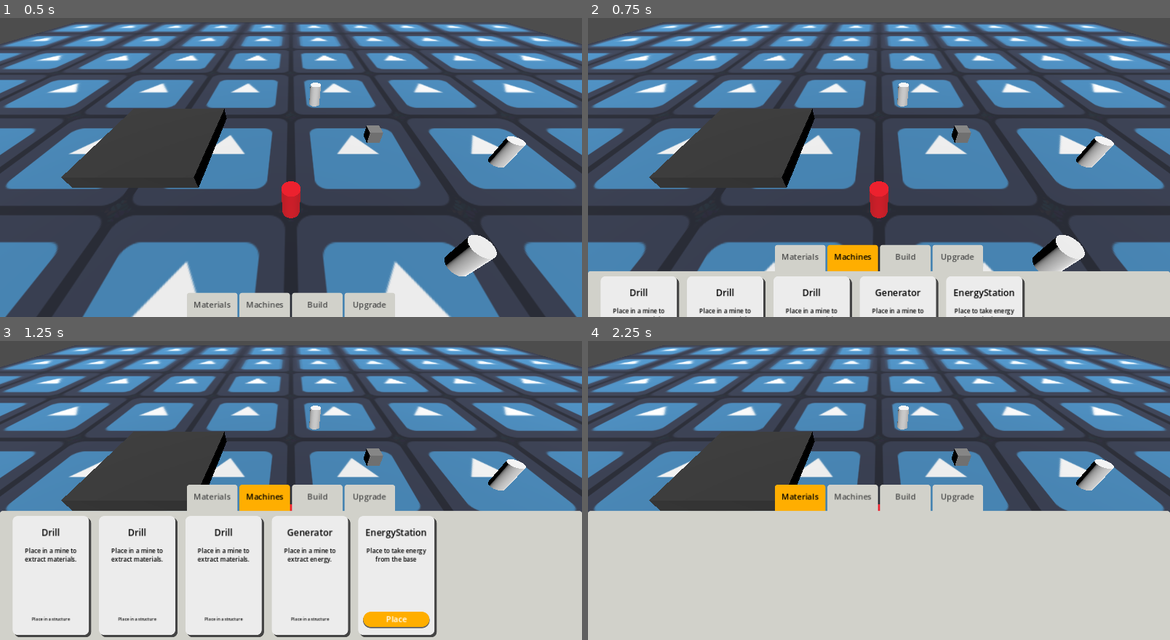
Above: before the commit, frames 1-4 (two rows, left to right).
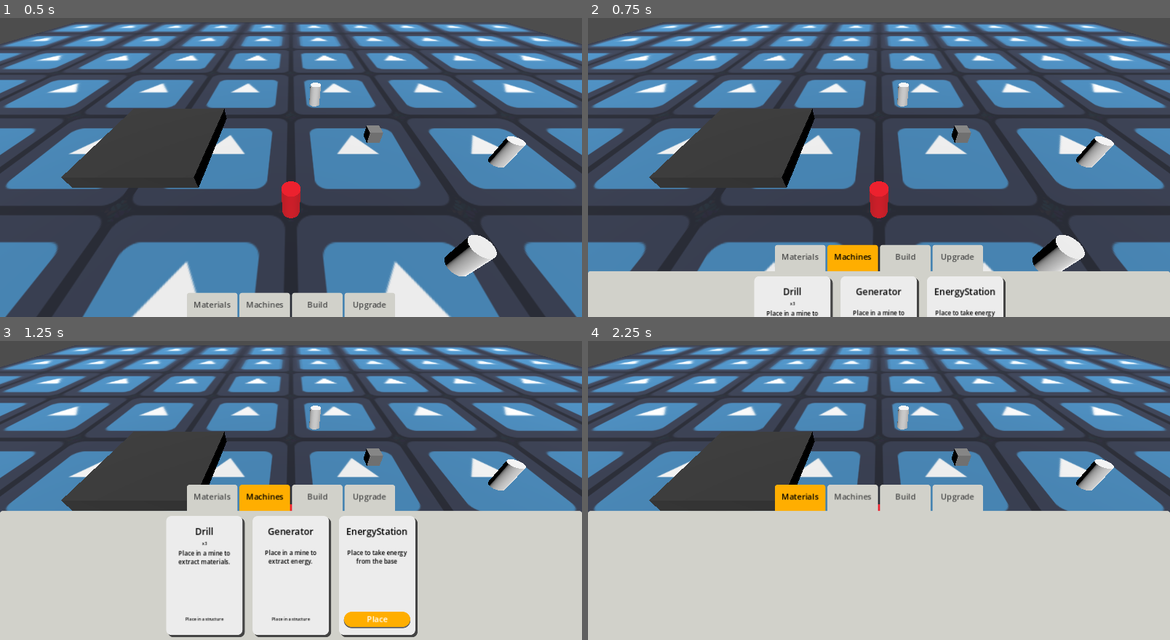
Above: after the commit, the same moments.

Repository: angelR0G/GameOff2024
Game: Godot game, scene res://scenes/map.tscn
The game is run twice, just before and just after one commit, with the same random seed, the same clock (stepped at 60 frames per second) and the same inputs. The engine's default icon, where the game draws it, is replaced by a stand-in: a white triangle on a blue panel in a dark square.
Inputs:
- Up to frame 1 (0.5 s): no input
- Up to frame 2 (0.75 s): click "Machines" at 0.5 s
- Up to frame 3 (1.25 s): no input
- Up to frame 4 (2.25 s): hold D (right) 1.28-2 s; hold E (interact) 1.28-2 s; click "Materials" at 2 s

Frame 1 is identical in both runs. In frame 2, 5.9% of the frame differs, in the area x 2-76%, y 86-100%; in frame 3, 17%, in the area x 2-76%, y 58-100%; in frame 4, nothing differs.

Commit message:
fix: show machines amount in inventory

Diff:
--- a/machines/machine_container.gd
+++ b/machines/machine_container.gd
@@ -16,9 +16,13 @@
 	return _machines.any(match_type)
 
 func get_all_machines() -> Dictionary:
+	var machine_types_index :Dictionary = {}
 	var machines_list :Dictionary = {}
 
 	for m in _machines:
-		machines_list[m] = machines_list.get_or_add(m, 0) + 1
+		# Save a reference to a machine of every type present in the container
+		var machine_ref :Machine = machine_types_index.get_or_add(m._type, m)
+
+		machines_list[machine_ref] = machines_list.get_or_add(machine_ref, 0) + 1
 
 	return machines_list
--- a/ui/hud.gd
+++ b/ui/hud.gd
@@ -103,6 +103,7 @@
 		machines_inv_container.add_child(new_machine_icon)
 		new_machine_icon.set_machine_name(machine.name)
 		new_machine_icon.set_machine_description(machine.description)
+		new_machine_icon.set_machine_amount(player_machines[machine])
 		new_machine_icon.set_machine_placeable(machine.can_be_placed_on_world, "Place in a structure")
 
 
--- a/ui/hud.tscn
+++ b/ui/hud.tscn
@@ -100,6 +100,7 @@
 layout_mode = 2
 size_flags_vertical = 3
 theme_override_constants/separation = 20
+alignment = 1
 
 [connection signal="pressed" from="Menu/VBoxContainer/MenuButtons/MaterialsInventoryButton" to="." method="show_materials_inventory"]
 [connection signal="toggled" from="Menu/VBoxContainer/MenuButtons/MaterialsInventoryButton" to="." method="set_menu_visibility"]
--- a/ui/machine_inventory_icon.gd
+++ b/ui/machine_inventory_icon.gd
@@ -1,6 +1,7 @@
 class_name MachineInventoryIcon extends AspectRatioContainer
 
-@onready var name_label := $MachineIcon/MarginContainer/VBoxContainer/MarginContainer/MachineNameLabel
+@onready var name_label := $MachineIcon/MarginContainer/VBoxContainer/MarginContainer/VBoxContainer/MachineNameLabel
+@onready var amount_label := $MachineIcon/MarginContainer/VBoxContainer/MarginContainer/VBoxContainer/AmountLabel
 @onready var description_label := $MachineIcon/MarginContainer/VBoxContainer/MachineDescriptionLabel
 @onready var place_button := $MachineIcon/MarginContainer/VBoxContainer/MarginContainer2/PlaceButton
 @onready var place_label := $MachineIcon/MarginContainer/VBoxContainer/MarginContainer2/PlaceInstructions
@@ -19,3 +20,7 @@
 
 	if not is_placeable:
 		place_label.text = place_instructions
+
+
+func set_machine_amount(amount:int) -> void:
+	amount_label.text = "" if amount <= 1 else "x" + str(amount)
--- a/ui/machine_inventory_icon.tscn
+++ b/ui/machine_inventory_icon.tscn
@@ -28,15 +28,29 @@
 layout_mode = 2
 
 [node name="MarginContainer" type="MarginContainer" parent="MachineIcon/MarginContainer/VBoxContainer"]
+custom_minimum_size = Vector2(0, 50)
 layout_mode = 2
-theme_override_constants/margin_top = 10
-theme_override_constants/margin_bottom = 10
+size_flags_vertical = 0
+theme_override_constants/margin_top = 8
 
-[node name="MachineNameLabel" type="Label" parent="MachineIcon/MarginContainer/VBoxContainer/MarginContainer"]
+[node name="VBoxContainer" type="VBoxContainer" parent="MachineIcon/MarginContainer/VBoxContainer/MarginContainer"]
+layout_mode = 2
+size_flags_vertical = 0
+
+[node name="MachineNameLabel" type="Label" parent="MachineIcon/MarginContainer/VBoxContainer/MarginContainer/VBoxContainer"]
 layout_mode = 2
 theme_override_colors/font_color = Color(0, 0, 0, 1)
 theme_override_font_sizes/font_size = 18
 text = "Machine Name"
+horizontal_alignment = 1
+clip_text = true
+text_overrun_behavior = 1
+
+[node name="AmountLabel" type="Label" parent="MachineIcon/MarginContainer/VBoxContainer/MarginContainer/VBoxContainer"]
+layout_mode = 2
+theme_override_colors/font_color = Color(0, 0, 0, 1)
+theme_override_font_sizes/font_size = 8
+text = "x2"
 horizontal_alignment = 1
 clip_text = true
 text_overrun_behavior = 1
